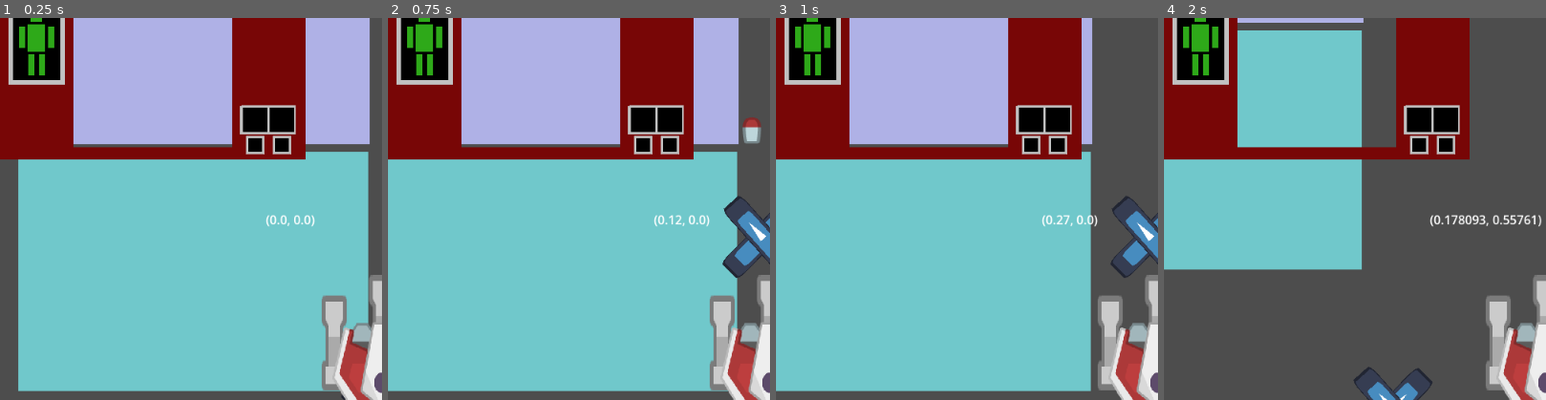
Above: before the commit, frames 1-4 (left to right).
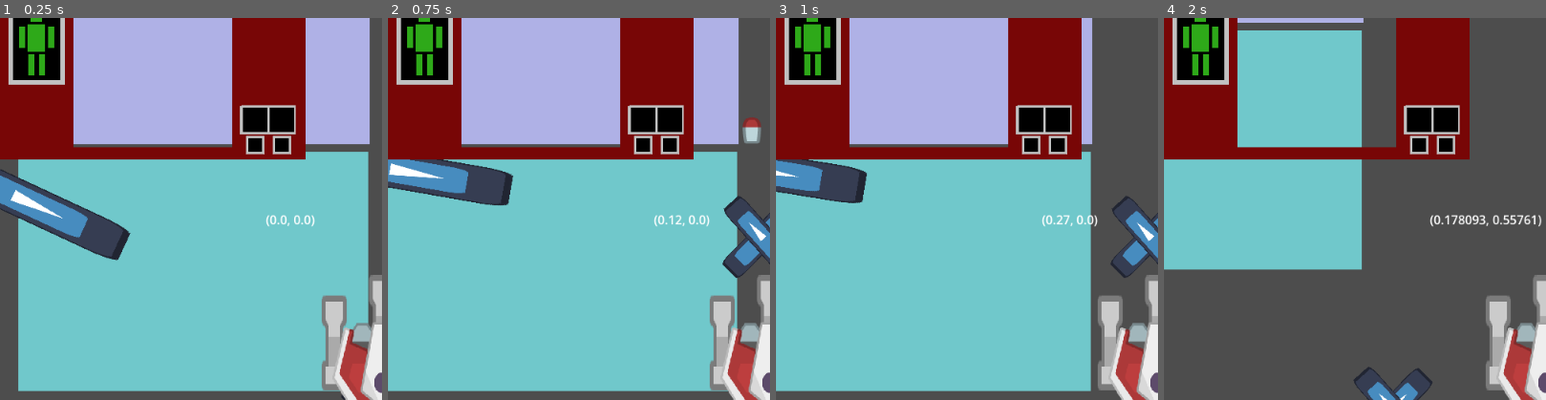
Above: after the commit, the same moments.

Repository: alin-but-real/gamenr1
Game: Godot game, scene res://scenes/main.tscn
Same seed, same stepped clock (60 frames per second), same inputs: the game is played once before the commit and once after it. The engine's default icon, where the game draws it, is replaced by a stand-in: a white triangle on a blue panel in a dark square.
Inputs (mouse positions are % of the whole screen's width and height, from its top left):
- Up to frame 1 (0.25 s): no input
- Up to frame 2 (0.75 s): tap Enter at 0.5 s; move the mouse to (49, 33) at 0.52 s; hold D (move_right) from 0.53 s (still down); hold Space (fire_weapon_0) from 0.53 s (still down)
- Up to frame 3 (1 s): keep holding D (move_right); keep holding Space (fire_weapon_0)
- Up to frame 4 (2 s): move the mouse to (30, 55) at 1.27 s; release D (move_right) at 1.28 s; release Space (fire_weapon_0) at 1.28 s; hold S (move_backward) from 1.28 s (still down); tap 1 (fire_weapon_1) at 1.35 s
The pictures show only the part of the screen within x 0-50%, y 4-54%; the shares and areas given below are measured in that part.

The runs differ from the first frame. In frame 1, 3.3% of the frame differs, in the area x 0-35%, y 39-64%; in frame 2, 3.0%; in frame 3, 2.2%; in frame 4, nothing differs.

Commit message:
managed to add something that follows mouse

Diff:
--- /dev/null
+++ b/scenes/debug/DEBUG_points2mouse.tscn
@@ -0,0 +1,13 @@
+[gd_scene load_steps=3 format=3 uid="uid://srpf1dv3mpvt"]
+
+[ext_resource type="Texture2D" uid="uid://drnqlew0gbtmd" path="res://assets/art/icon.svg" id="1_3r70a"]
+[ext_resource type="Script" uid="uid://ghcryv04fn85" path="res://scenes/debug/debug_points_2_mouse.gd" id="1_yi0hw"]
+
+[node name="DebugPoints2Mouse" type="Node2D"]
+scale = Vector2(1.59627, 0.938888)
+script = ExtResource("1_yi0hw")
+
+[node name="Sprite2D" type="Sprite2D" parent="."]
+position = Vector2(0, -151)
+scale = Vector2(0.234817, 2.58555)
+texture = ExtResource("1_3r70a")
--- /dev/null
+++ b/scenes/debug/debug_points_2_mouse.gd
@@ -0,0 +1,14 @@
+extends Node2D
+
+var crosshair : Node
+
+var crosshair_position : Vector2
+
+func _ready() -> void:
+	crosshair = get_node("/root/Main/Crosshair")
+
+
+func _process(delta: float) -> void:
+
+	#I HAVE NO IDEA WHY THIS WORKS. DON'T TOUCH IT
+	rotation = (-global_position).angle_to(global_position - crosshair.global_position)  + PI / 1.5
--- a/scenes/main.tscn
+++ b/scenes/main.tscn
@@ -1,10 +1,11 @@
-[gd_scene load_steps=6 format=3 uid="uid://cw12oln663ifm"]
+[gd_scene load_steps=7 format=3 uid="uid://cw12oln663ifm"]
 
 [ext_resource type="PackedScene" uid="uid://c30qcrpj0upsy" path="res://scenes/player.tscn" id="1_o5qli"]
 [ext_resource type="PackedScene" uid="uid://cm052urhex8n1" path="res://scenes/user_interface.tscn" id="2_0wfyh"]
-[ext_resource type="PackedScene" path="res://scenes/Crosshair.tscn" id="2_jyhfs"]
-[ext_resource type="Script" path="res://scenes/velocity_tester.gd" id="2_tbgi4"]
-[ext_resource type="PackedScene" uid="uid://c3h5sjp4kk2i0" path="res://scenes/debug_dummy.tscn" id="3_sugp2"]
+[ext_resource type="PackedScene" uid="uid://bxlpvk6fkjk62" path="res://scenes/Crosshair.tscn" id="2_jyhfs"]
+[ext_resource type="Script" uid="uid://1o1k1f34j3o6" path="res://scenes/debug/velocity_tester.gd" id="2_tbgi4"]
+[ext_resource type="PackedScene" uid="uid://c3h5sjp4kk2i0" path="res://scenes/debug/debug_dummy.tscn" id="3_sugp2"]
+[ext_resource type="PackedScene" uid="uid://srpf1dv3mpvt" path="res://scenes/debug/DEBUG_points2mouse.tscn" id="6_tefeu"]
 
 [node name="Main" type="Node2D"]
 
@@ -89,3 +90,6 @@
 [node name="Crosshair" parent="." node_paths=PackedStringArray("player") instance=ExtResource("2_jyhfs")]
 position = Vector2(1158, 610)
 player = NodePath("../Player")
+
+[node name="DebugPoints2Mouse" parent="." instance=ExtResource("6_tefeu")]
+position = Vector2(551, 323)
--- a/scripts/player.gd
+++ b/scripts/player.gd
@@ -10,27 +10,26 @@
 @export var move_decceleration = 0.01
 
 ##This is the cooldown before the player is allowed to dash again. I don't know what this is even measured in.
-@export var dash_cooldown = 5000
+# @export var dash_cooldown = 5000
 ##This is the speed the player will gain when dashing. It's also related to the time it takes to dash and is jank af.
-@export var dash_speed = 1000;
+# @export var dash_speed = 1000;
 ##This is the decceleration the player will experience each frame after a dash. So if speed = 1000, decel = 200, it's 5 frames of dash.
-@export var dash_decceleration = 20
+# @export var dash_decceleration = 20
 
 ##This is the current turn speed of the player. It glides towards 0, and caps at max_turn_speed
 var current_turn_speed = 0;
 ##This is the current move speed of the player. It glides towards 0, and caps at max_move_speed
 var current_move_speed = 0;
 ##This is the current dash cooldown of the player. It should be 0 most of the time, and sets to dash_cooldown when dashing.
-var current_dash_cooldown = 0;
+# var current_dash_cooldown = 0;
 ##This is the current dash speed of the player. It should be 0 most of the time.
-var current_dash_speed = 0;
+# var current_dash_speed = 0;
 
 var dash_direction
 
 signal fire_weapon_0
 signal fire_weapon_1
 signal fire_weapon_2
-
 
 
 ##This is the maximum turn speed of the player, measured in Degrees per Second.
Renamed: scenes/debug_dummy.tscn -> scenes/debug/debug_dummy.tscn
Not shown, added: scenes/debug/debug_points_2_mouse.gd.uid
Renamed: scenes/velocity_tester.gd -> scenes/debug/velocity_tester.gd
Renamed: scenes/velocity_tester.gd.uid -> scenes/debug/velocity_tester.gd.uid
Not shown, added: scenes/debug/DEBUG_points2mouse.tscn3297696932.tmp
